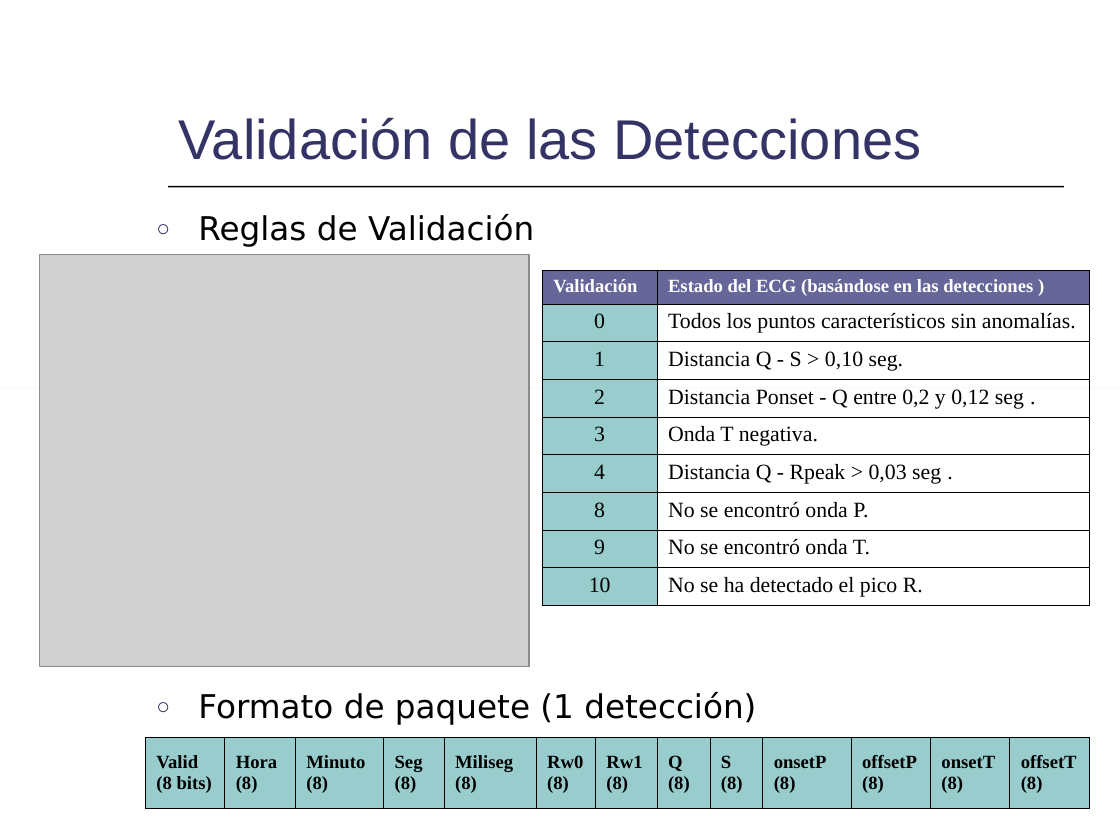
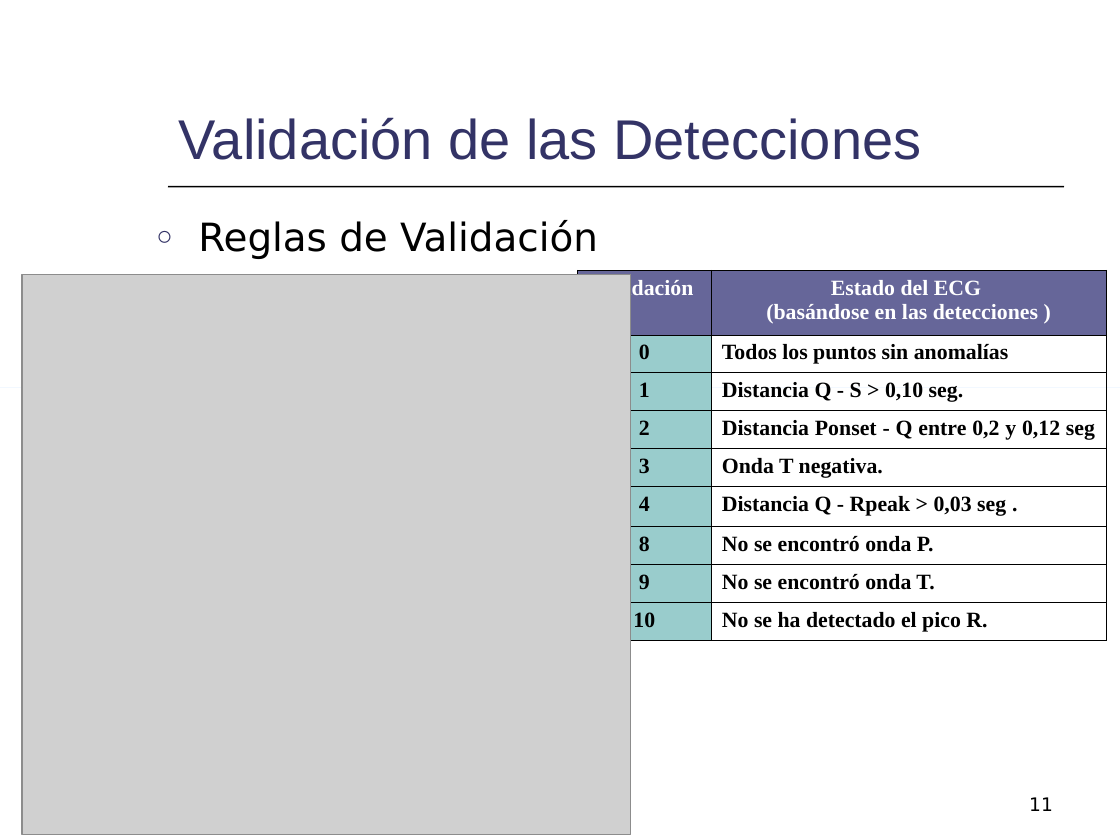
Before and after one commit to mmja/redsensores, a slide deck: slide 11 of Memoria/Consumo.ppt (slide 10 before the commit). Drawn at 1120x840 pixels with LibreOffice and Linux fonts; fonts in the diff are those of the drawing; grey boxes stand for pictures. Boxes give left, top, right and bottom in pixels: in the first picture for what was removed or moved away, otherwise in the second. Text is boxed around its words. In the diff, an @@ line names an element or a change of style, - is before the commit and + after.

```diff
--- a/Memoria/Consumo.ppt
+++ b/Memoria/Consumo.ppt
@@ text "Reglas de Validación" at bbox=[198, 220, 598, 259]: size 21 to 25 pt; line spacing 0.9 to 1; more space between paragraphs @@
@@ picture: place and size @@
-picture at bbox=[39, 254, 529, 666]
+picture at bbox=[22, 274, 631, 834]
@@ table at bbox=[578, 270, 1107, 641] @@
-row 1, column 2: Estado del ECG (basándose en las detecciones )
+row 1, column 2: Estado del ECG / (basándose en las detecciones )
-row 2, column 2: Todos los puntos característicos sin anomalías.
+row 2, column 2: Todos los puntos sin anomalías
-row 4, column 2: Distancia Ponset - Q entre 0,2 y 0,12 seg .
+row 4, column 2: Distancia Ponset - Q entre 0,2 y 0,12 seg
@@ size 12 to 14 pt in "Validación" @@
@@ bold on in "0", "1", "Distancia Q - S > 0,10 seg.", "2" and 10 more places @@
@@ alignment justified to centre @@
@@ table: place and size @@
-table at bbox=[542, 270, 1089, 603]
+table at bbox=[578, 270, 1107, 641]
@@ text at bbox=[198, 692, 756, 725]: paragraph removed @@
-○ Formato de paquete (1 detección)
@@ table removed at bbox=[146, 738, 1090, 809], 1 rows, 13 columns @@
-Valid / (8 bits) | Hora / (8) | Minuto / (8) | Seg / (8) | Miliseg / (8) | Rw0 / (8) | Rw1 / (8) | Q / (8) | S / (8) | onsetP / (8) | offsetP / (8) | onsetT / (8) | offsetT / (8)
@@ page number added at bbox=[1029, 797, 1053, 811], 12 pt, text #000000 @@
+11
```
Also in this commit, not shown: 14 other slides changed, 5 slides added, 1 slide removed.
